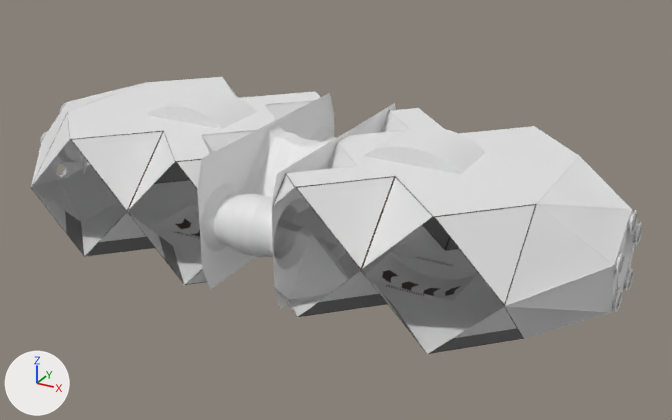
One commit to the FBX model Demo Viewer/Assets/Arena V4/Models/arena_insides.fbx: the scene before it, then after it.
Camera for both pictures: a 50 mm lens placed at (56.2, -94.7, 45.7), pointed at (3.6, 0.9, -2.1). Lighting does not change. The marker at lower left points along +X, +Y and +Z. Where no turn or scale is listed for an object, it has been applied to the vertices.

Before the edit, the objects in view are built like this:
```python
mat_light_wall = principled_material('light_wall')
mat_light_wall.base_color = (0.8, 0.8, 0.8)  # white #e7e7e7
me_7__11__016 = bpy.data.meshes.new('7 (11).016')
me_7__11__016.from_pydata(...)  # 33562 vertices, 61740 faces; spans x -40.5..40.5, y -16.1..16.1, z -10.0..10.0
# faces by material slot: [59796, 1880, 64]
me_7__11__016.materials.append(mat_light_wall)  # white #e7e7e7
me_7__11__016.materials.append(mat_dark_trim_orange)  # brown #351918
me_7__11__016.materials.append(mat_dark_wall_orange)  # grey #747474
ob_arena_insides = bpy.data.objects.new('arena_insides', me_7__11__016)
ob_arena_insides.location = (0.0, 0.0, 0.0)
```
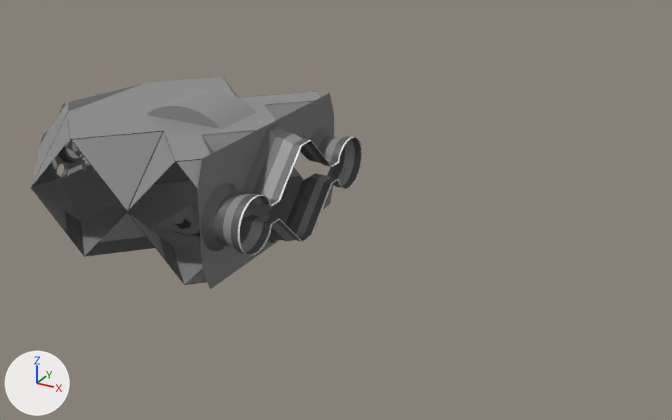
Pixel boxes [x1, y1, x2, y2] of what changed, in the pictures (672 x 420 px):
'arena_insides', recoloured, reshaped (white to grey, 46% narrower, 23% shorter): before [31, 77, 642, 354]; after [31, 77, 363, 289]
part 1 of me_7__11__016, deleted: before [197, 93, 642, 354]
part 2 of me_7__11__016, cut back: before [238, 140, 320, 254]; after [238, 138, 362, 255]
part 3 of me_7__11__016, recoloured: before [32, 84, 334, 288]; after [32, 84, 361, 289]
part 4 of me_7__11__016, recoloured: [51, 121, 90, 179] in both
part 5 of me_7__11__016, recoloured: [65, 162, 189, 282] in both

The change, as a diff of the scene's bpy script:
```diff
--- a/Demo Viewer/Assets/Arena V4/Models/arena_insides.fbx.py
+++ b/Demo Viewer/Assets/Arena V4/Models/arena_insides.fbx.py
@@ mat_light_wall @@
 mat_light_wall = principled_material('light_wall')
-mat_light_wall.base_color = (0.8, 0.8, 0.8)  # white #e7e7e7
+mat_light_wall.base_color = (0.27, 0.27, 0.27)  # grey #8e8e8e
@@ mat_light_metal_panel @@
+mat_light_metal_panel = principled_material('light_metal_panel')
+mat_light_metal_panel.base_color = (0.8, 0.8, 0.8)  # white #e7e7e7
@@ mat_dark_wall @@
+mat_dark_wall = principled_material('dark_wall')
+mat_dark_wall.base_color = (0.104, 0.104, 0.104)  # dark grey #5b5b5b
@@ mat_glowing_strips @@
+mat_glowing_strips = principled_material('glowing_strips')
+mat_glowing_strips.base_color = (0.8, 0.504, 0.126)  # orange #e7bc63
@@ mat_backboard_white @@
+mat_backboard_white = principled_material('backboard_white')
+mat_backboard_white.base_color = (0.8, 0.8, 0.8)  # white #e7e7e7
@@ mat_center_pink_stripe @@
+mat_center_pink_stripe = principled_material('center_pink_stripe')
+mat_center_pink_stripe.base_color = (0.8, 0.8, 0.8)  # white #e7e7e7
@@ mat_dark_spotted_panel @@
+mat_dark_spotted_panel = principled_material('dark_spotted_panel')
+mat_dark_spotted_panel.base_color = (0.0764, 0.0764, 0.0764)  # dark grey #4e4e4e
@@ me_7__11__016 @@
 # used by ob_arena_insides; location = (0.0, 0.0, 0.0)
-me_7__11__016.from_pydata(...)  # 33562 vertices, 61740 faces; spans x -40.5..40.5, y -16.1..16.1, z -10.0..10.0
+me_7__11__016.from_pydata(...)  # 14099 vertices, 24732 faces; spans x -40.5..0.0, y -16.1..16.1, z -10.0..10.0
+# me_7__11__016 part 1: 102 loose pieces with 17703 vertices, spanning x -5.0..40.5, y -16.1..16.1, z -10.0..10.0, are deleted
+# me_7__11__016 part 2: 249 vertices moved within x -0.2..-0.1, y -15.3..15.3, z -6.6..6.6; 1760 vertices removed from x -0.2..0.2, y -15.4..15.4, z -6.6..6.6
+# me_7__11__016 part 3: 3310 faces spanning x -40.1..-0.2, y -16.1..16.1, z -8.4..8.5 switch from mat_light_wall (white #e7e7e7) to mat_dark_wall (dark grey #5b5b5b)
+# me_7__11__016 part 4: 964 faces spanning x -40.1..-39.9, y -5.7..5.7, z -4.8..6.0 switch from mat_light_wall (white #e7e7e7) to mat_dark_spotted_panel (dark grey #4e4e4e)
+# me_7__11__016 part 5: 32 faces spanning x -31.9..-8.1, y -15.9..15.9, z -7.9..-5.3 switch from mat_dark_wall_orange (grey #747474) to mat_dark_wall (dark grey #5b5b5b)
 me_7__11__016.materials.append(mat_dark_trim_orange)
+me_7__11__016.materials.append(mat_glowing_strips)  # orange #e7bc63
+me_7__11__016.materials.append(mat_light_metal_panel)  # white #e7e7e7
+me_7__11__016.materials.append(mat_backboard_white)  # white #e7e7e7
+me_7__11__016.materials.append(mat_center_pink_stripe)  # white #e7e7e7
```
